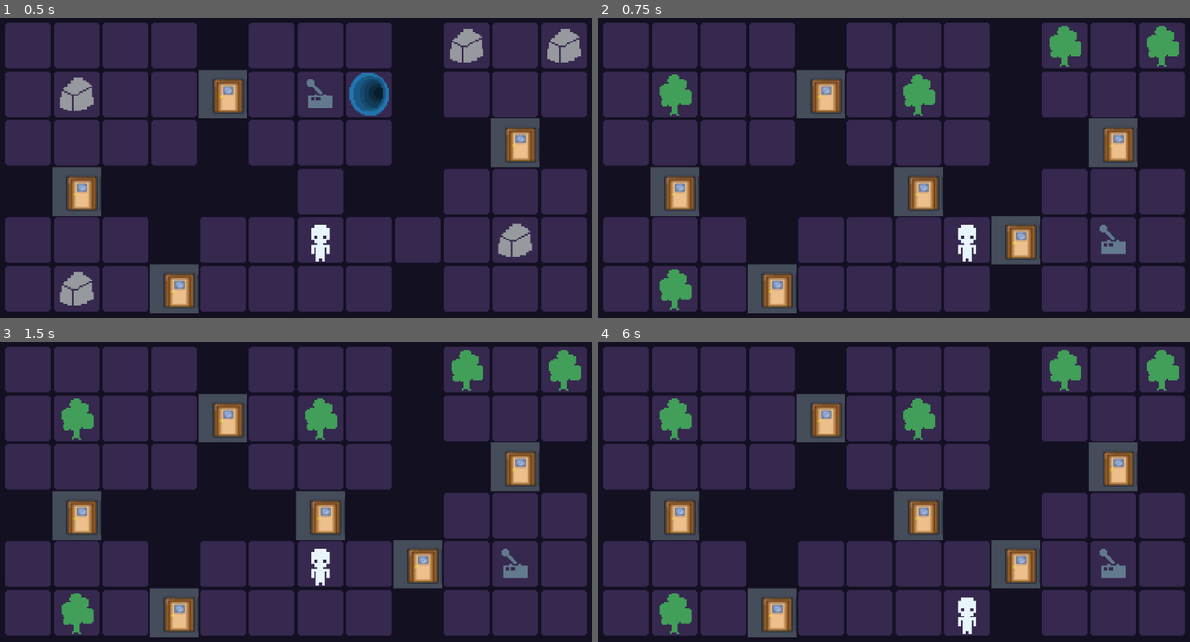
Above: before the commit, frames 1-4 (two rows, left to right).
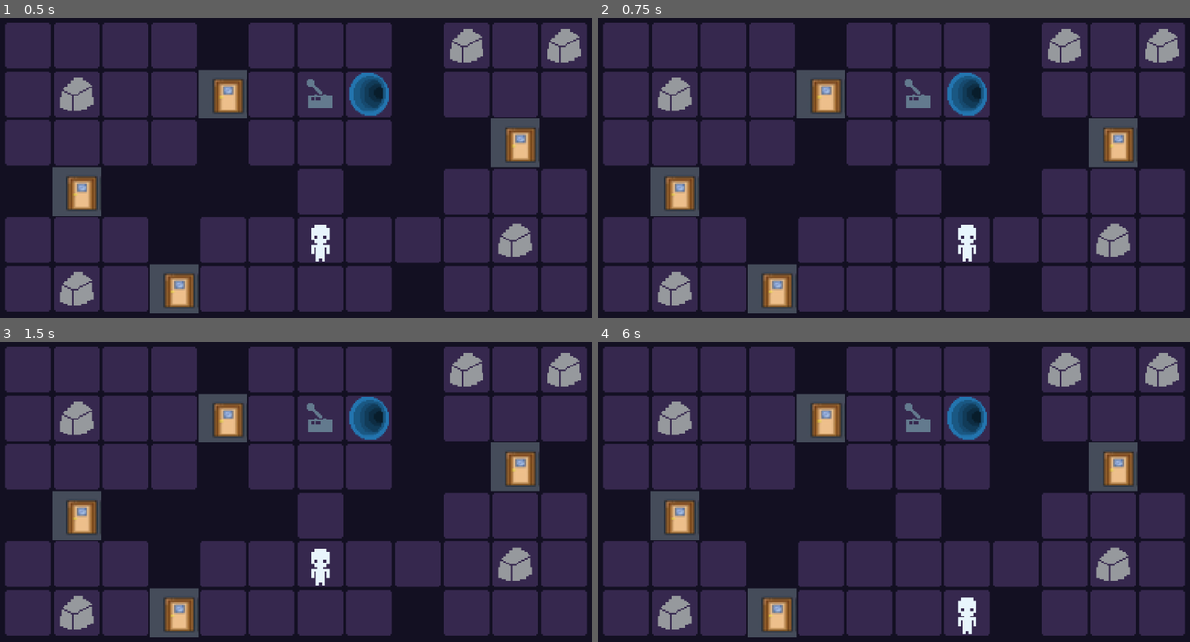
Above: after the commit, the same moments.

Repository: dmfv/probable-waddle
Game: Godot game, scene res://gameplay.tscn
Two runs of this game, one before a commit and one after it. Both use one fixed random seed, a clock stepped at 60 frames per second and the inputs below.
Inputs:
- Up to frame 1 (0.5 s): no input
- Up to frame 2 (0.75 s): tap Enter at 0.5 s; hold D (right) from 0.53 s (still down); hold Tab (ui_focus_next) from 0.53 s (still down)
- Up to frame 3 (1.5 s): tap R (reset) at 1.25 s; release D (right) at 1.28 s; release Tab (ui_focus_next) at 1.28 s; hold S (down) from 1.28 s (still down); tap Tab (ui_focus_next) at 1.35 s
- Up to frame 4 (6 s): tap R (reset) every 0.75 s from 2 to 4.25 s; release S (down) at 2.03 s; hold D (right) 2.03-2.78 s; hold Tab (ui_focus_next) 2.03-2.78 s; hold W (up) 2.78-3.53 s; tap Tab (ui_focus_next) at 2.85, 4.35, 5.85 s; hold Tab (ui_focus_next) 3.53-4.28 s; hold A (left) 3.53-5.03 s; hold S (down) 5.03-5.78 s; hold Tab (ui_focus_next) 5.03-5.78 s; hold D (right) from 5.78 s (still down)

Frame 1 is identical in both runs. In frame 2, 6.5% of the frame differs, in the area x 10-99%, y 2-98%; in frame 3, 6.5%; in frame 4, 6.5%.

Commit message:
cheats on/off for sublevel switch

Diff:
--- a/Scenes/Levels/1/level.tscn
+++ b/Scenes/Levels/1/level.tscn
@@ -14,6 +14,7 @@
 [node name="Level" type="Node2D" node_paths=PackedStringArray("sublevels")]
 script = ExtResource("1_qkxui")
 sublevels = [NodePath("SubLevel_0"), NodePath("SubLevel_1")]
+cheats = false
 switchers_doors_pathes_dict = {
 NodePath("SubLevel_1/Objects/Switch"): NodePath("SubLevel_1/Objects/Door"),
 NodePath("SubLevel_0/Objects/Switch"): NodePath("SubLevel_1/Objects/Door")
--- a/Scenes/Levels/level.gd
+++ b/Scenes/Levels/level.gd
@@ -2,6 +2,8 @@
 
 @export var sublevels: Array[Node] = []
 @export var active_sublevel_id: int = 0 ## initial sublevel for the start
+
+@export var cheats = true
 
 @export var switchers_doors_pathes_dict = {}  ## NodePath: NodePath. dict of NodePath (in editor) which connects switches with doors
 var switchers_doors = {}  ## Node: Node. inner array for signal usage
@@ -62,10 +64,11 @@
 	sublevel.get_tree().paused = false
 
 func _input(event: InputEvent) -> void:
-	if event.is_action_pressed("ui_focus_next"):
-		set_next_sublevel()
-	elif event.is_action_pressed("ui_focus_prev"):
-		set_prev_sublevel()
+	if cheats:
+		if event.is_action_pressed("ui_focus_next"):
+			set_next_sublevel()
+		elif event.is_action_pressed("ui_focus_prev"):
+			set_prev_sublevel()
 
 # intersublevel switchers
 func flip_switch(switch: Node, set_active: bool) -> void:
Not shown: 1 places in Player/player.tscn that only renumber resources
